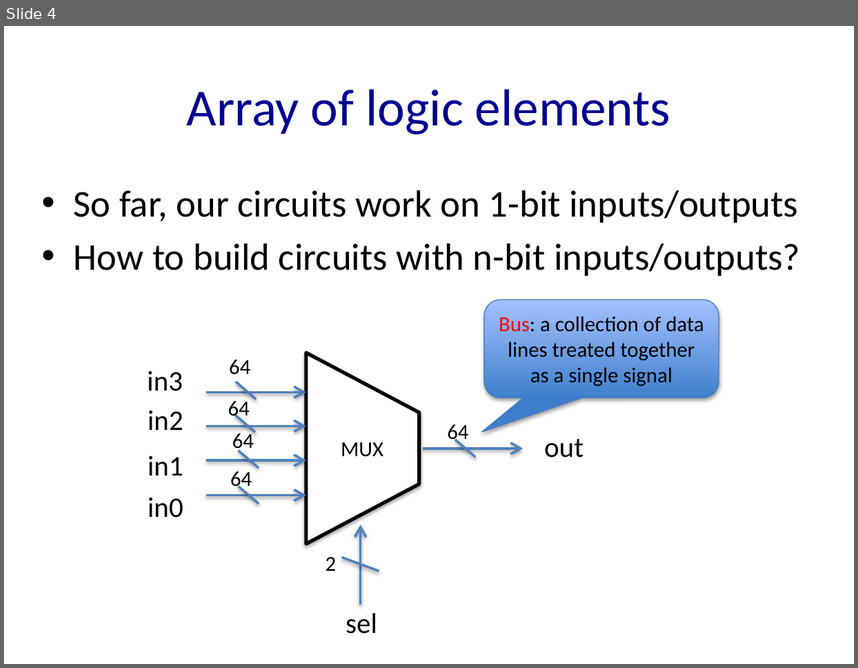
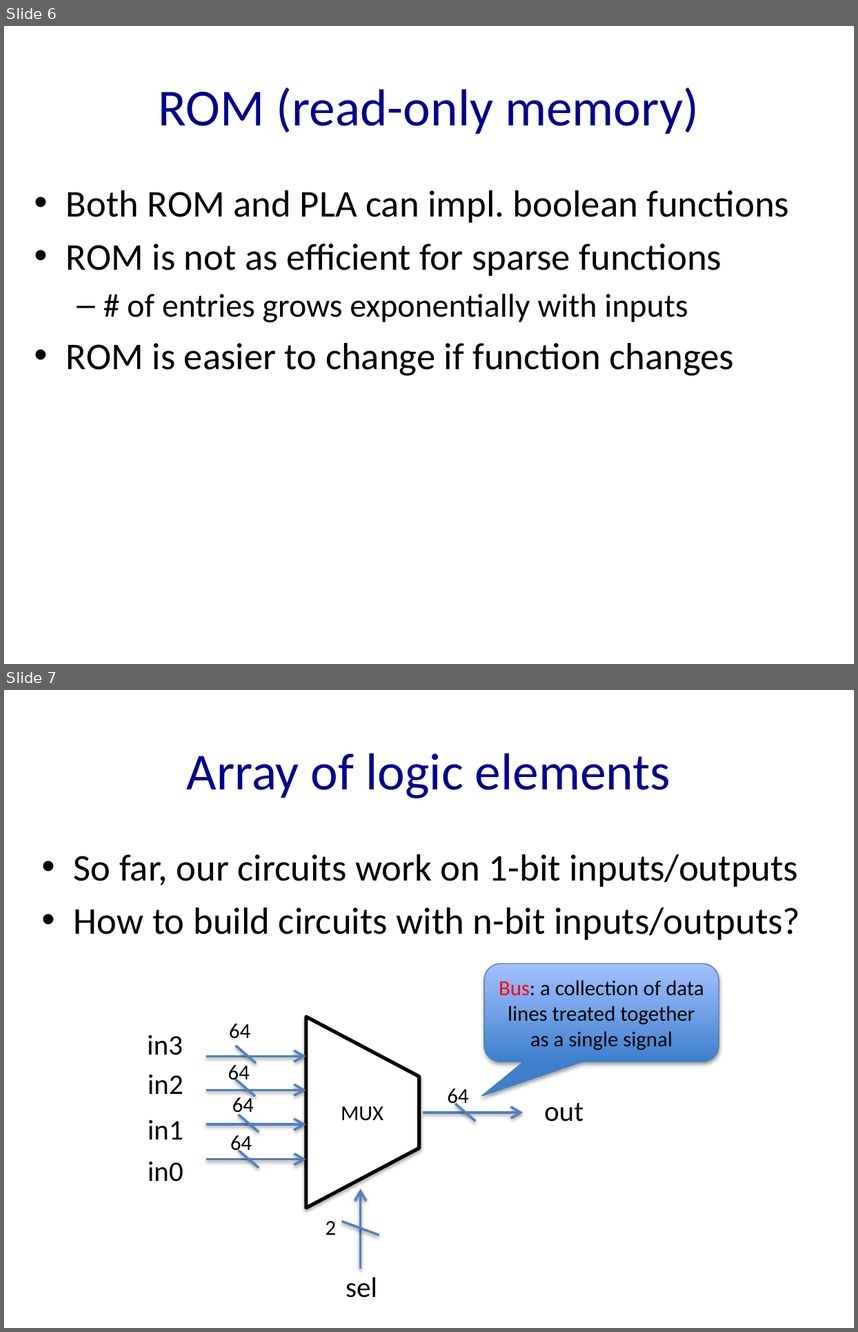
Before and after one commit to NYU-CSO/nyu-cso.github.io, a slide deck: notes/arch-alu.pptx. Shown one above the other, each under a label of ours: slide 4 before the commit, slides 6 and 7 after it. The pictures are 858x668 and 858x1332 pixels, drawn with LibreOffice and Linux fonts; fonts in the diff are those of the drawing. Boxes give left, top, right and bottom in pixels: in the first picture for what was removed or moved away, otherwise in the second. Text is boxed around its words. In the diff, an @@ line names an element or a change of style, - is before the commit and + after.

```diff
--- a/notes/arch-alu.pptx
+++ b/notes/arch-alu.pptx
@@ slide 6 added at box(4, 26, 854, 664), background #FFFFFF @@
@@ title added at box(159, 87, 699, 134), 44 pt, text #000090 @@
+ROM (read-only memory)
@@ text added at box(66, 190, 790, 376), 32 pt, text #000000 @@
+• Both ROM and PLA can impl. boolean functions
+• ROM is not as efficient for sparse functions
+  – # of entries grows exponentially with inputs
+• ROM is easier to change if function changes
@@ what was slide 4 is now slide 7 @@
```
Also in this commit, not shown: 9 slides changed, 4 other slides added, 2 other files.
